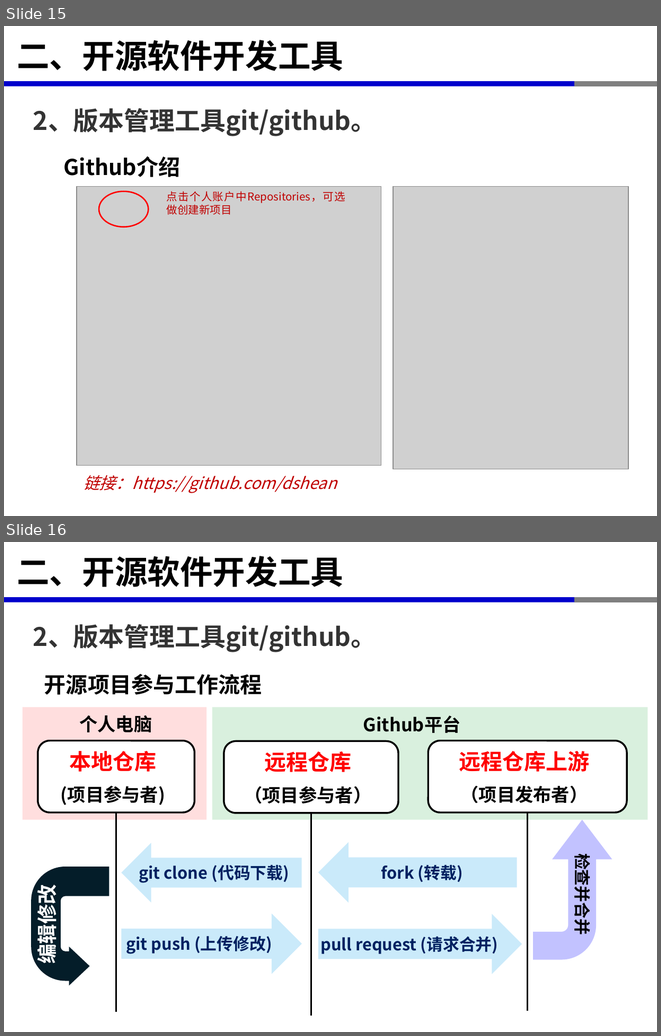
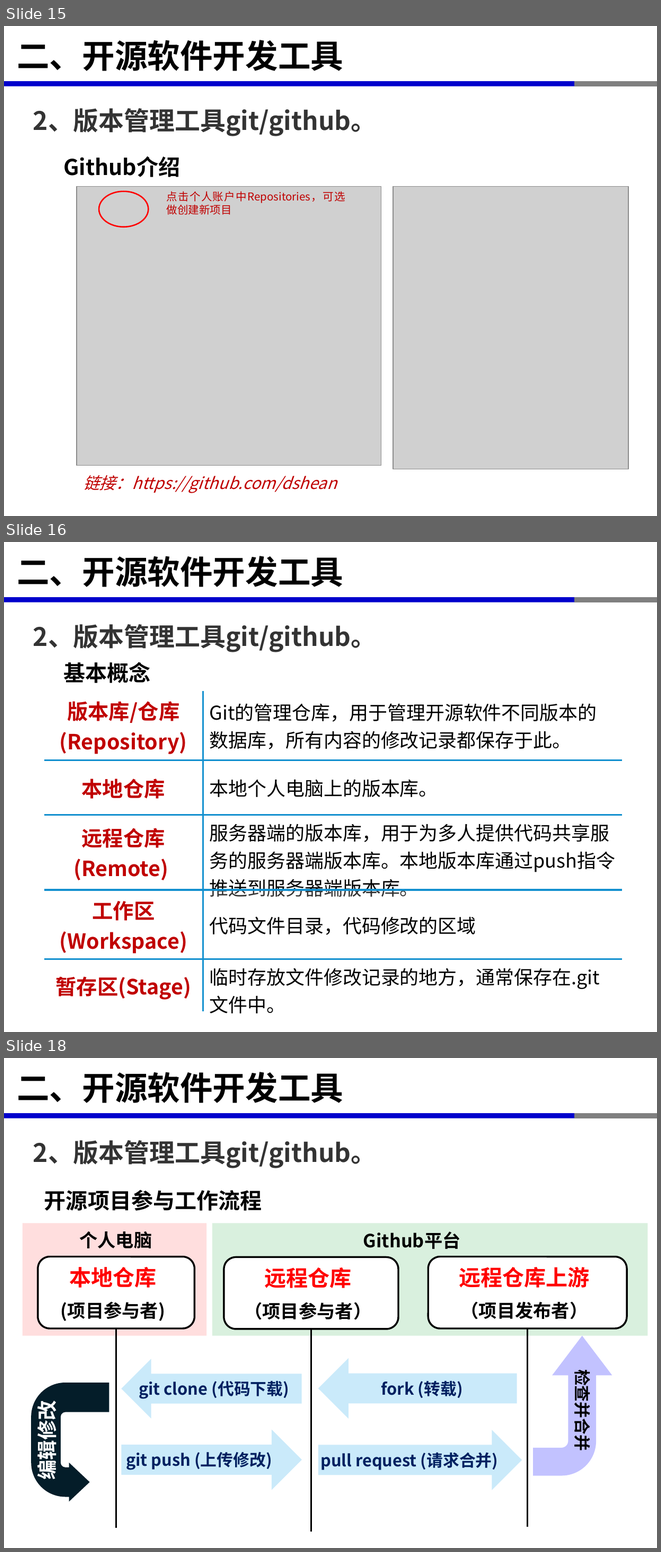
Before and after one commit to xinluo2018/open-source-gis-course, a slide deck: 第3章-开源GIS软件开发环境-6课时/第3章-1-开源GIS软件开发环境-Python开发环境配置-4学时.pptx. Shown one above the other, each under a label of ours: slides 15 and 16 before the commit, slides 15, 16 and 18 after it; the slides between them are not shown. The pictures are 661x1036 and 661x1552 pixels, drawn with LibreOffice and Linux fonts; fonts in the diff are those of the drawing; grey boxes stand for pictures. Boxes give left, top, right and bottom in pixels: in the first picture for what was removed or moved away, otherwise in the second. Text is boxed around its words. In the diff, an @@ line names an element or a change of style, - is before the commit and + after.

```diff
--- a/第3章-开源GIS软件开发环境-6课时/第3章-1-开源GIS软件开发环境-Python开发环境配置-4学时.pptx
+++ b/第3章-开源GIS软件开发环境-6课时/第3章-1-开源GIS软件开发环境-Python开发环境配置-4学时.pptx
@@ slide 16 added at box(4, 542, 657, 1032), background #FFFFFF; not listed: 3 template elements that a slide beside it also shows @@
@@ title added at box(17, 556, 343, 587), 36 pt, text #000000, bold @@
+二、开源软件开发工具
@@ text added at box(33, 624, 376, 652), 28 pt, text #333333, bold @@
+2、版本管理工具git/github。
@@ text added at box(63, 662, 150, 683), 24 pt, text #000000, bold @@
+基本概念
@@ table added at box(44, 691, 621, 1015), 5 rows, 2 columns @@
+版本库/仓库 / (Repository) | Git的管理仓库，用于管理开源软件不同版本的数据库，所有内容的修改记录都保存于此。
+本地仓库 | 本地个人电脑上的版本库。
+远程仓库(Remote) | 服务器端的版本库，用于为多人提供代码共享服务的服务器端版本库。本地版本库通过push指令推送到服务器端版本库。
+工作区(Workspace) | 代码文件目录，代码修改的区域
+暂存区(Stage) | 临时存放文件修改记录的地方，通常保存在.git文件中。
@@ what was slide 16 is now slide 18 @@
```
Also in this commit, not shown: 1 other slide added, 14 other files.
